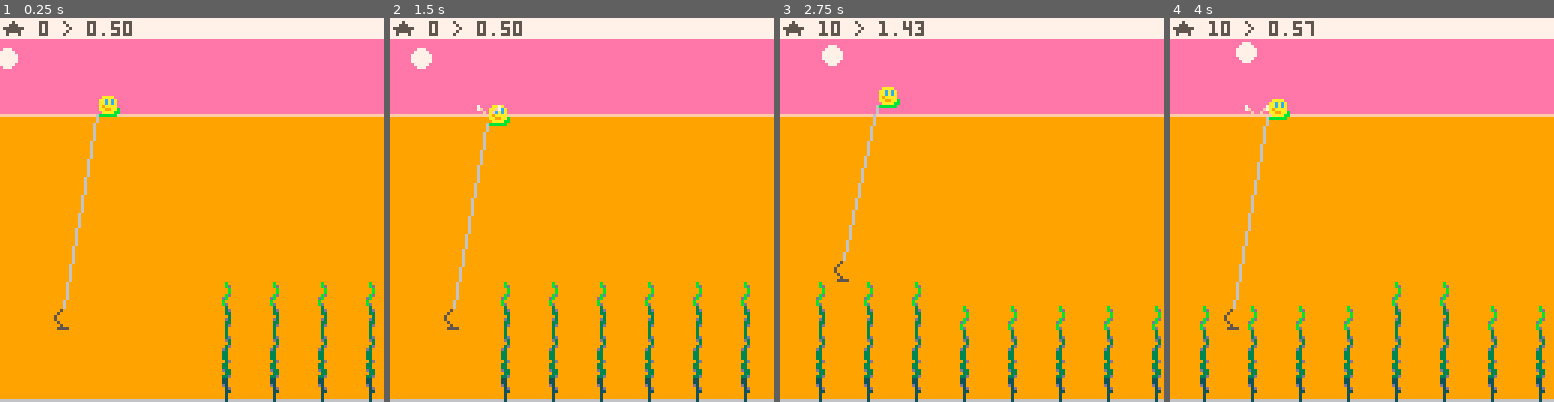
Above: before the commit, frames 1-4 (left to right).
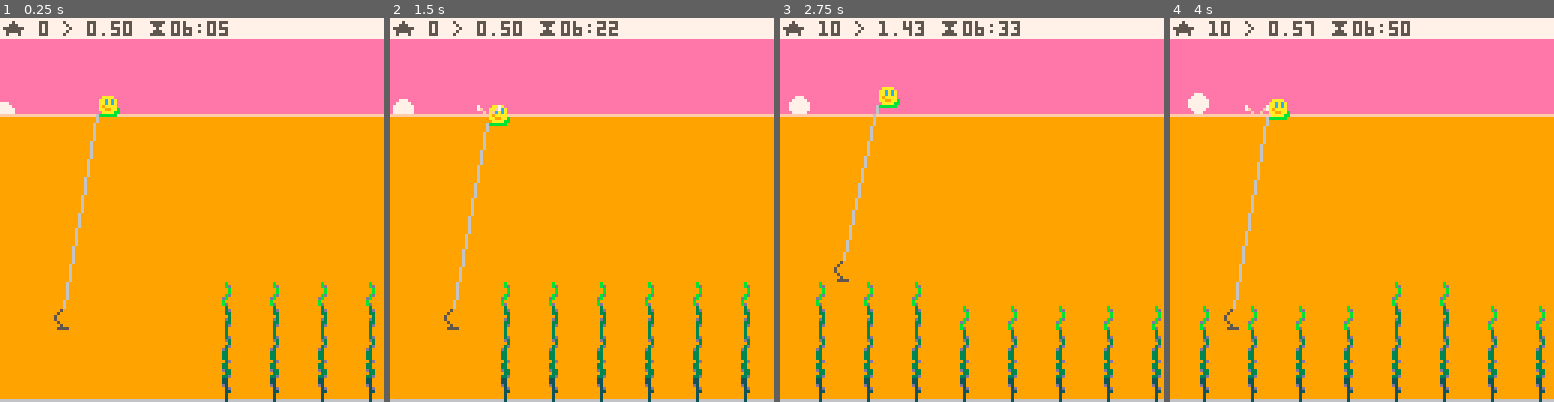
Above: after the commit, the same moments.

Repository: broquaint/pico8-carts
Game: PICO-8 cartridge eggjam18.p8
The game is run twice, just before and just after one commit, with the same random seed, the same clock (stepped at 60 frames per second) and the same inputs.
Inputs:
- Up to frame 1 (0.25 s): no input
- Up to frame 2 (1.5 s): tap X (X key) at 0.33, 1.07 s; tap O (Z key) at 0.7 s
- Up to frame 3 (2.75 s): hold Right 1.6-2.1 s; tap O (Z key) at 1.7, 2.1, 2.5 s; tap X (X key) at 1.85 s; hold Up 2.15-2.42 s; hold Right from 2.47 s (still down)
- Up to frame 4 (4 s): tap O (Z key) at 2.9, 3.3, 3.7 s; tap X (X key) at 2.97 s; release Right at 3.03 s; hold Left 3.08-3.58 s; hold Down 3.63-3.97 s

The runs differ from the first frame. In frame 1, 0.7% of the frame differs, in the area x 0-60%, y 0-25%; in frame 2, 0.8%; in frame 3, 0.8%; in frame 4, 0.8%, in the area x 4-63%, y 0-25%.

Commit message:
Have sun rise and sink to the horizon
And add the time to the UI.

Diff:
--- a/eggjam18.p8
+++ b/eggjam18.p8
@@ -48,7 +48,8 @@
          pos = 5,
          cooling_down = false,
    })
-   local horizon = 14
+
+   local horizon = 32
    local azimuth = 8
    sun = make_obj({
          x = 0,
@@ -57,13 +58,13 @@
    })
    animate_obj(sun, function(obj)
                   while sun.minute < (60*12) do
-                     if nth_frame(10) then
-                        sun.minute += 1
+                     if nth_frame(30) then
+                        sun.minute += (60*12)/128
                         sun.x      += 1
                         if sun.x < 64 then
                            sun.y = lerp(horizon, azimuth, sun.x/64)
                         else
-                           sun.y = lerp(azimuth, horizon, sun.x/127)
+                           sun.y = lerp(azimuth, horizon, (sun.x-64)/64)
                         end
                      end
                      yield()
@@ -230,19 +231,22 @@
    cls(black)
 
    camera(cam.x, cam.y)
+
    rectfill(cam.x, cam.y,  cam.x+127, cam.y+31, pink)
+   circfill(sun.x+cam.x, sun.y, 3, white)
    rectfill(cam.x, cam.y+32, cam.x+127, cam.y+127, orange)
    line(cam.x, WATER_LINE, cam.x+127, WATER_LINE, peach)
 
-   circfill(sun.x+cam.x, sun.y, 3, white)
-
    pal(ember, olive, 0)
    line(cam.x, 127, cam.x+127, 127, ember)
 
    rectfill(cam.x, cam.y, cam.x+127, cam.y+6, white)
 
    -- print(dumper(player.speed_x, ' @ ', player.x, ' ^ ', net.speed_y, ' y ', net.y, ' b ', player.bounces), cam.x+1, cam.y+1, slate)
-   print(dumper('★ ', player.points, ' > ', player.speed_x), cam.x+1, 1, slate)
+   local mins = flr(sun.minute % 60)
+   local hour = flr(6 + (sun.minute/60))
+   local time = (hour < 10 and '0'..hour or hour)..':'..(mins < 10 and '0'..mins or mins)
+   print(dumper('★ ', player.points, ' > ', player.speed_x, ' ⧗', time), cam.x+1, 1, slate)
 
    pal(storm, sea, 1)
    for sw in all(level) do
